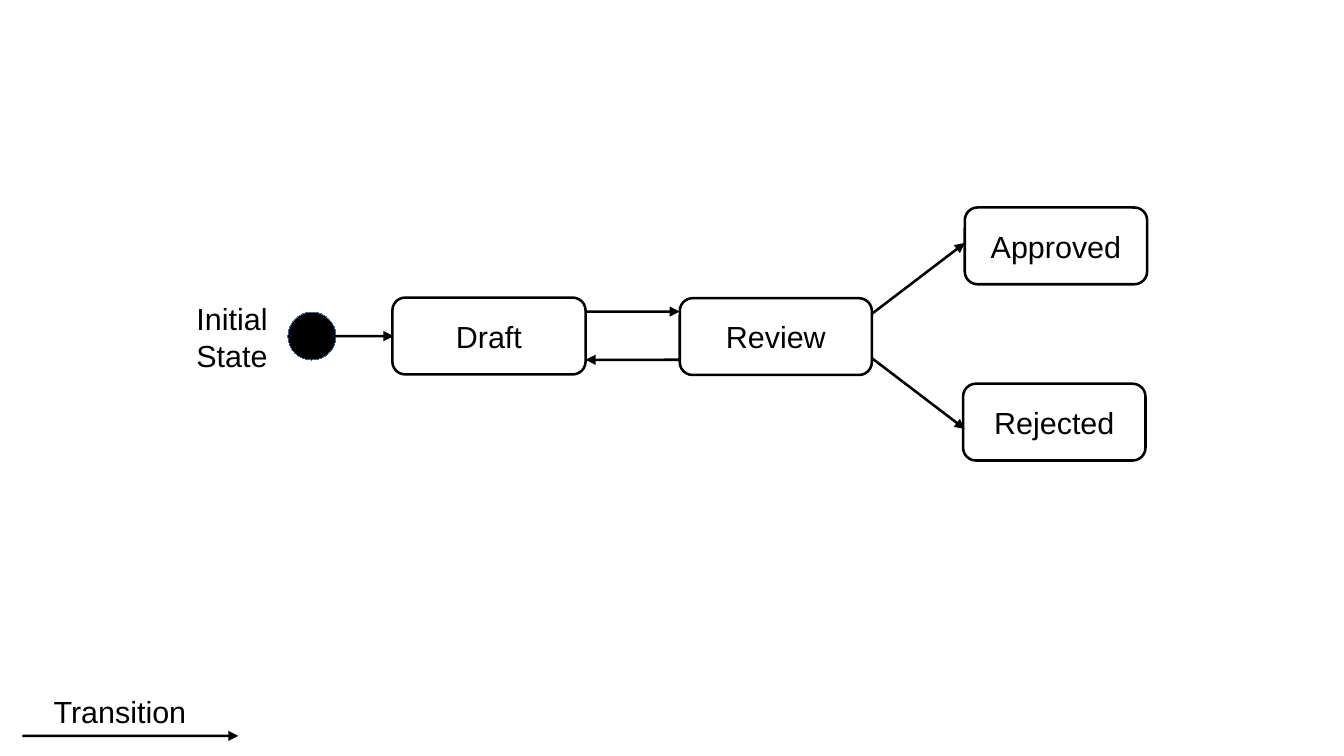
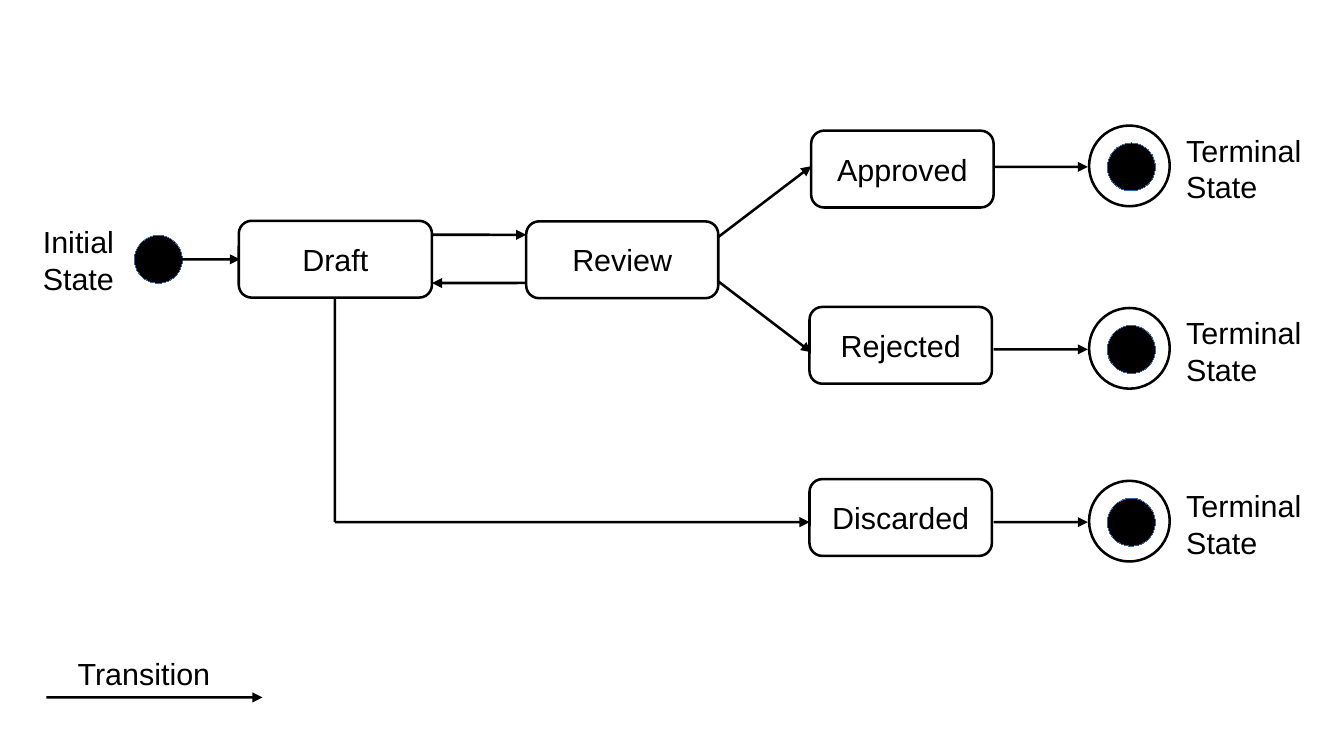
Before and after one commit to MDecker-MobileComputing/Java_DesignPatterns, a slide deck: slide 1 of src/de/mide/patterns/state/DocumentWorkflow_States.odp. Drawn at 1344x756 pixels with LibreOffice and Linux fonts; fonts in the diff are those of the drawing. Boxes give left, top, right and bottom in pixels: in the first picture for what was removed or moved away, otherwise in the second. Text is boxed around its words. In the diff, an @@ line names an element or a change of style, - is before the commit and + after.

Commit message:
document workflow: discarded

```diff
--- a/src/de/mide/patterns/state/DocumentWorkflow_States.odp
+++ b/src/de/mide/patterns/state/DocumentWorkflow_States.odp
@@ ellipse added at box(1089, 126, 1170, 206), fill #FFFFFF, outline #000000 1.5 pt @@
@@ ellipse added at box(1107, 143, 1155, 190), fill #000000, outline #3465A4 0 pt @@
@@ text added at box(1186, 140, 1301, 199), 18 pt, text #000000 @@
+Terminal
+State
@@ arrow added from (718, 237) to (811, 166), #000000 1.5 pt @@
@@ arrow added from (994, 167) to (1088, 167), #000000 1.5 pt @@
@@ arrow moved from (681, 360) - (585, 360) to (432, 235) - (527, 235) @@
@@ 4 rounded rectangles, 1 text, 1 ellipse, 1 arrow: place and size @@
-4 rounded rectangles, 1 text, 1 ellipse, 1 arrow at box(196, 207, 1148, 461)
+4 rounded rectangles, 1 text, 1 ellipse, 1 arrow at box(43, 130, 994, 384)
@@ line added from (335, 298) to (335, 522), #000000 1.5 pt @@
@@ arrow moved from (585, 312) - (681, 312) to (527, 283) - (432, 283) @@
@@ arrow moved from (872, 313) - (965, 243) to (718, 282) - (811, 352) @@
@@ ellipse added at box(1089, 309, 1170, 389), fill #FFFFFF, outline #000000 1.5 pt @@
@@ ellipse added at box(1107, 326, 1155, 373), fill #000000, outline #3465A4 0 pt @@
@@ text added at box(1186, 322, 1301, 382), 18 pt, text #000000 @@
+Terminal
+State
@@ arrow moved from (872, 359) - (965, 429) to (994, 350) - (1088, 350) @@
@@ rounded rectangle added at box(810, 479, 993, 556), outline #000000 1.5 pt, 18 pt, text #000000 @@
+Discarded
@@ ellipse added at box(1089, 481, 1170, 561), fill #FFFFFF, outline #000000 1.5 pt @@
@@ ellipse added at box(1107, 499, 1155, 546), fill #000000, outline #3465A4 0 pt @@
@@ text added at box(1186, 495, 1301, 555), 18 pt, text #000000 @@
+Terminal
+State
@@ arrow added from (335, 522) to (810, 522), #000000 1.5 pt @@
@@ arrow added from (994, 522) to (1088, 522), #000000 1.5 pt @@
@@ text "Transition": place and size @@
-text "Transition" at box(54, 701, 187, 724)
+text "Transition" at box(78, 663, 211, 686)
@@ arrow moved from (22, 737) - (239, 737) to (46, 698) - (262, 698) @@
```
Also in this commit, not shown: 8 other files.
